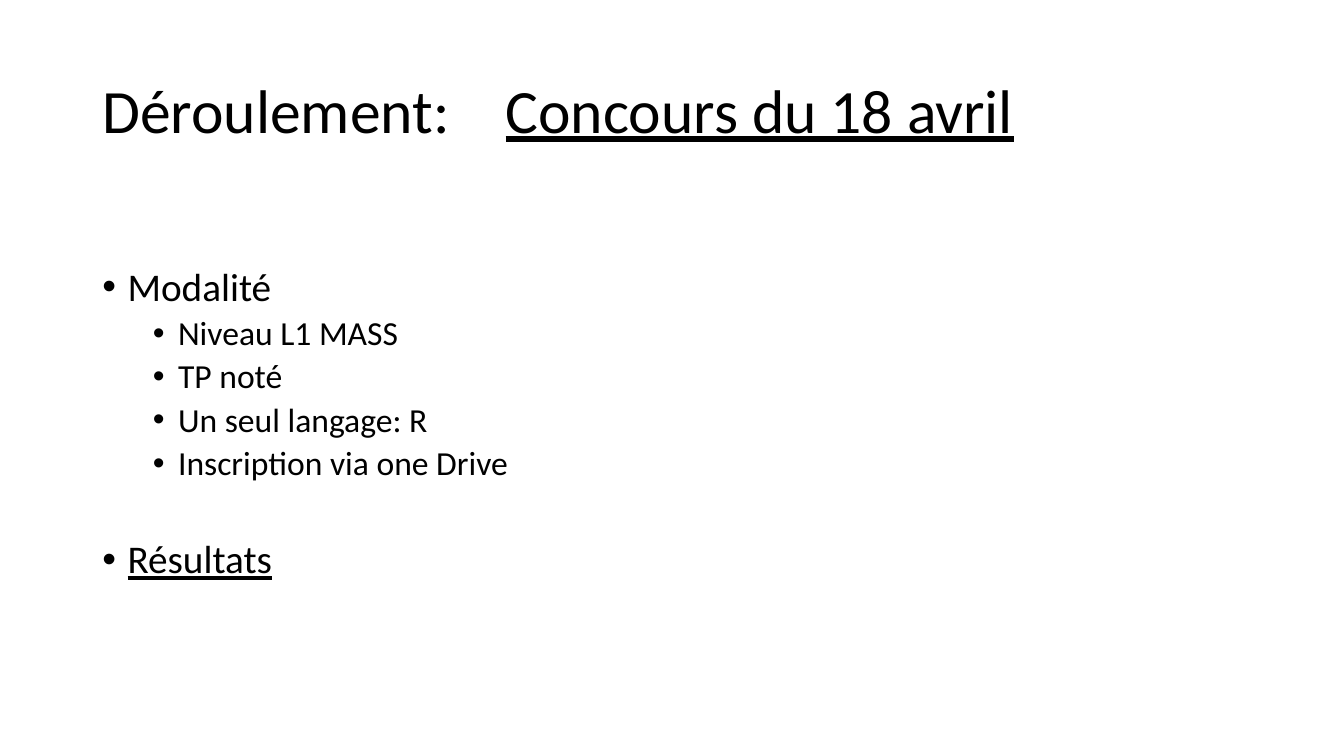
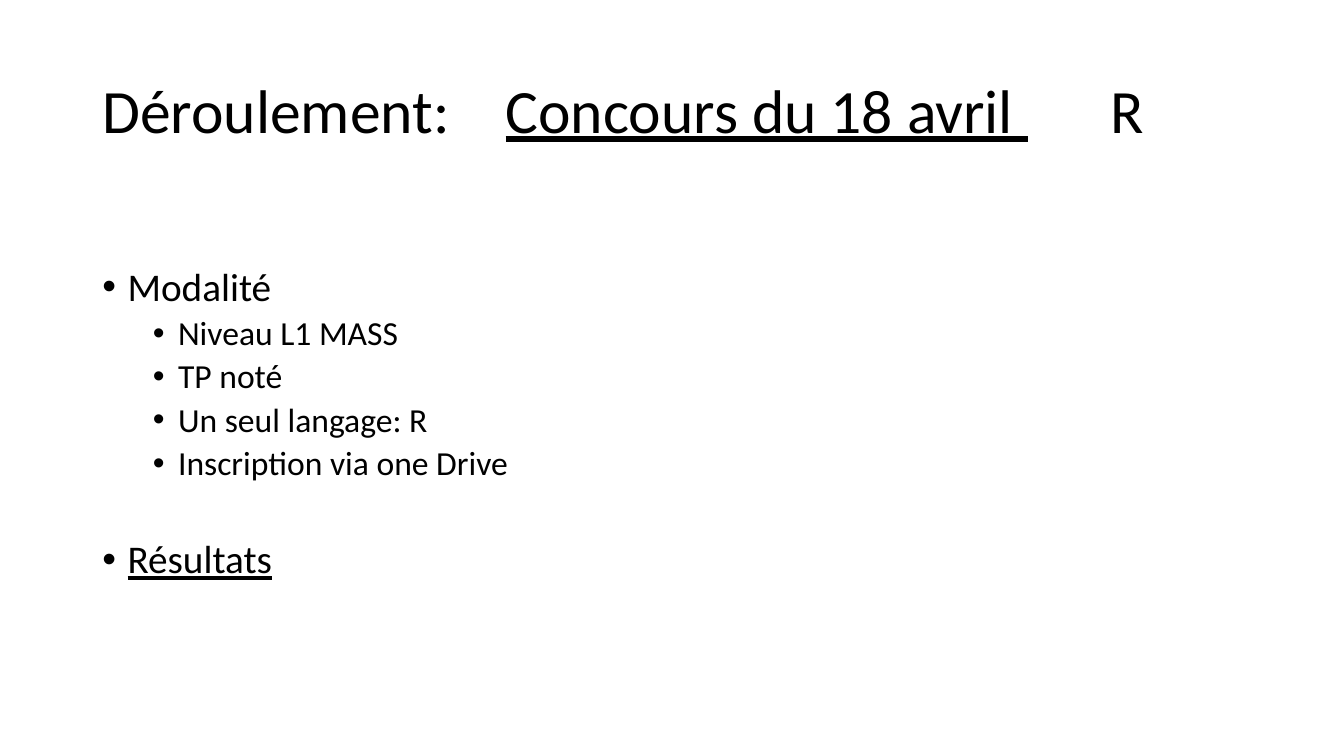
Before and after one commit to GRnice/ConcoursJuin, a slide deck: slide 8 of rapport/presentation.pptx. Drawn at 1344x756 pixels with LibreOffice and Linux fonts; fonts in the diff are those of the drawing. Boxes give left, top, right and bottom in pixels: in the first picture for what was removed or moved away, otherwise in the second. Text is boxed around its words. In the diff, an @@ line names an element or a change of style, - is before the commit and + after.

```diff
--- a/rapport/presentation.pptx
+++ b/rapport/presentation.pptx
@@ title at (x1=102, y1=90, x2=1143, y2=142): text changed @@
-Déroulement: Concours du 18 avril
+Déroulement: Concours du 18 avril R
```
Also in this commit, not shown: 12 other slides changed.
